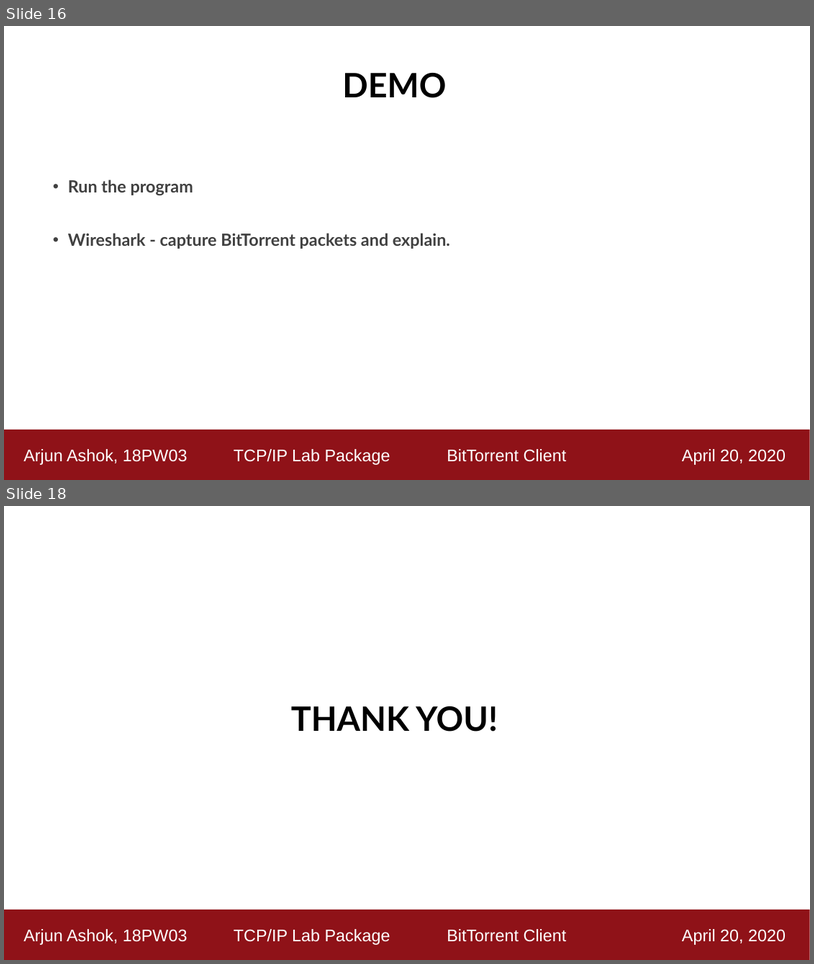
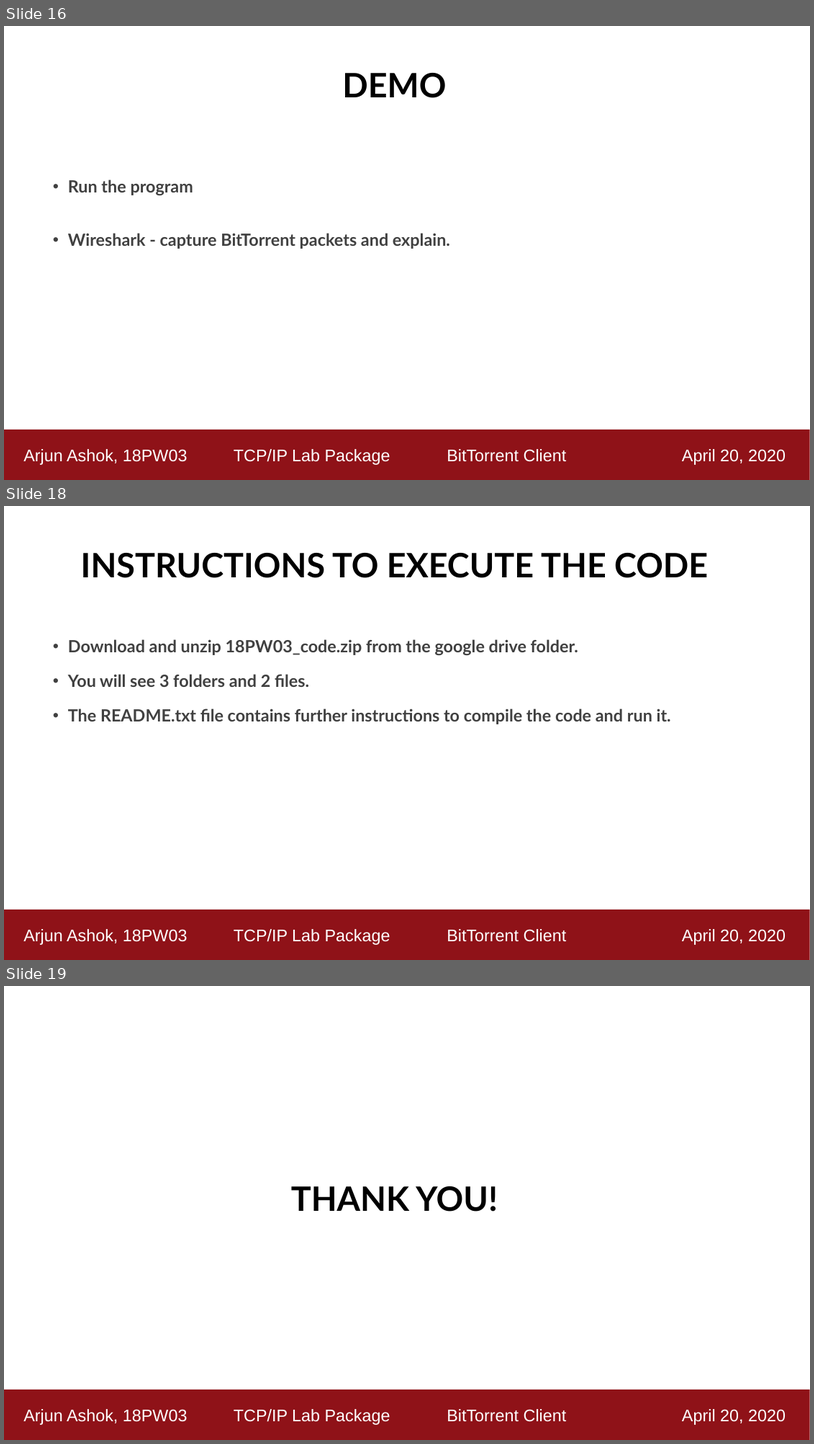
Before and after one commit to ashok-arjun/Torrenter, a slide deck: Demo_Presentation.pptx. Shown one above the other, each under a label of ours: slides 16 and 18 before the commit, slides 16, 18 and 19 after it; the slides between them are not shown. The pictures are 814x964 and 814x1444 pixels, drawn with LibreOffice and Linux fonts; fonts in the diff are those of the drawing. Boxes give left, top, right and bottom in pixels: in the first picture for what was removed or moved away, otherwise in the second. Text is boxed around its words. In the diff, an @@ line names an element or a change of style, - is before the commit and + after.

```diff
--- a/Demo_Presentation.pptx
+++ b/Demo_Presentation.pptx
@@ slide 18 added at (4,506,810,960), background #FFFFFF @@
@@ title added at (81,553,708,578), 40 pt, text #000000, bold @@
+INSTRUCTIONS TO EXECUTE THE CODE
@@ text added at (68,639,671,724), 20 pt, text #404040, bold @@
+• Download and unzip 18PW03_code.zip from the google drive folder.
+• You will see 3 folders and 2 files.
+• The README.txt file contains further instructions to compile the code and run it.
@@ rectangle added at (4,909,810,960), fill #8F1218, 20 pt, text #FFFFFF @@
+Arjun Ashok, 18PW03 TCP/IP Lab Package BitTorrent Client April 20, 2020
@@ what was slide 18 is now slide 19 @@
```
Also in this commit, not shown: 1 slide changed, 2 other files.
